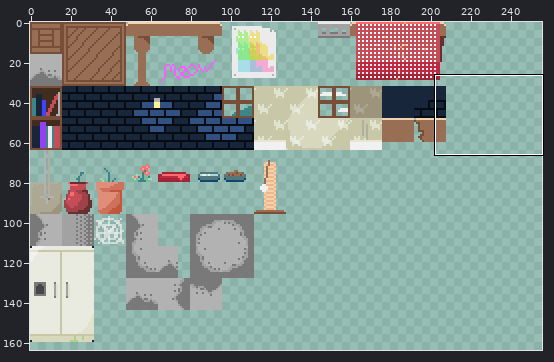
Two versions of one sprite sheet, assets/sprites/tileset.png. Above: a wide view before the commit, with the close-up outlined.
Close-up. Before the edit:
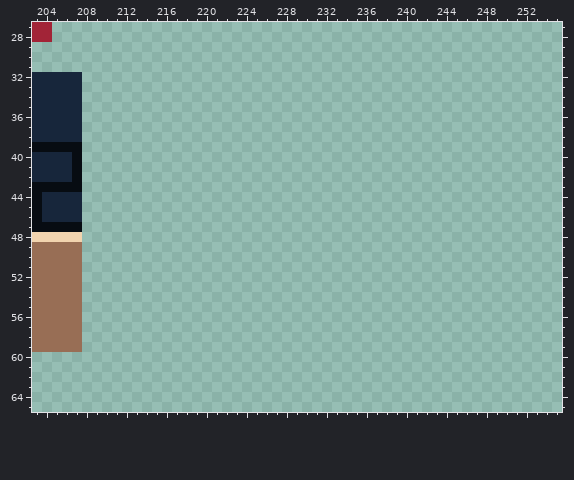
The file is 256x256 pixels. Colours within 5 levels of each other are drawn and written as one. Shown: x 203..255, y 27..65. The wide view leaves out empty margins.
And afterwards:
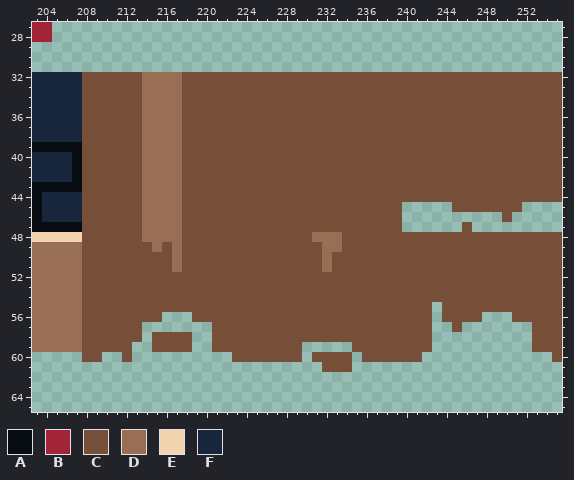
Palette (. is transparent): A #070c12  B #a22437  C #774f38  D #986e55  E #f1d4af  F #17263b
Changes in this commit:
Changed rows in their new state; - is an unchanged pixel.
first column x 208:
32 CCCCCCDDDDCCCCCCCCCCCCCCCCCCCCCCCCCCCCCCCCCCCCCC
33 CCCCCCDDDDCCCCCCCCCCCCCCCCCCCCCCCCCCCCCCCCCCCCCC
34 CCCCCCDDDDCCCCCCCCCCCCCCCCCCCCCCCCCCCCCCCCCCCCCC
35 CCCCCCDDDDCCCCCCCCCCCCCCCCCCCCCCCCCCCCCCCCCCCCCC
36 CCCCCCDDDDCCCCCCCCCCCCCCCCCCCCCCCCCCCCCCCCCCCCCC
37 CCCCCCDDDDCCCCCCCCCCCCCCCCCCCCCCCCCCCCCCCCCCCCCC
38 CCCCCCDDDDCCCCCCCCCCCCCCCCCCCCCCCCCCCCCCCCCCCCCC
39 CCCCCCDDDDCCCCCCCCCCCCCCCCCCCCCCCCCCCCCCCCCCCCCC
40 CCCCCCDDDDCCCCCCCCCCCCCCCCCCCCCCCCCCCCCCCCCCCCCC
41 CCCCCCDDDDCCCCCCCCCCCCCCCCCCCCCCCCCCCCCCCCCCCCCC
42 CCCCCCDDDDCCCCCCCCCCCCCCCCCCCCCCCCCCCCCCCCCCCCCC
43 CCCCCCDDDDCCCCCCCCCCCCCCCCCCCCCCCCCCCCCCCCCCCCCC
44 CCCCCCDDDDCCCCCCCCCCCCCCCCCCCCCCCCCCCCCCCCCCCCCC
45 CCCCCCDDDDCCCCCCCCCCCCCCCCCCCCCC-----CCCCCCC----
46 CCCCCCDDDDCCCCCCCCCCCCCCCCCCCCCC----------C-----
47 CCCCCCDDDDCCCCCCCCCCCCCCCCCCCCCC------C---------
48 CCCCCCDDDDCCCCCCCCCCCCCDDDCCCCCCCCCCCCCCCCCCCCCC
49 CCCCCCCDCDCCCCCCCCCCCCCCDDCCCCCCCCCCCCCCCCCCCCCC
50 CCCCCCCCCDCCCCCCCCCCCCCCDCCCCCCCCCCCCCCCCCCCCCCC
51 CCCCCCCCCDCCCCCCCCCCCCCCDCCCCCCCCCCCCCCCCCCCCCCC
52 CCCCCCCCCCCCCCCCCCCCCCCCCCCCCCCCCCCCCCCCCCCCCCCC
53 CCCCCCCCCCCCCCCCCCCCCCCCCCCCCCCCCCCCCCCCCCCCCCCC
54 CCCCCCCCCCCCCCCCCCCCCCCCCCCCCCCCCCCCCCCCCCCCCCCC
55 CCCCCCCCCCCCCCCCCCCCCCCCCCCCCCCCCCC-CCCCCCCCCCCC
56 CCCCCCCC---CCCCCCCCCCCCCCCCCCCCCCCC-CCCC---CCCCC
57 CCCCCC-------CCCCCCCCCCCCCCCCCCCCCC--C-------CCC
58 CCCCCC-CCCC--CCCCCCCCCCCCCCCCCCCCCC----------CCC
59 CCCCC--CCCC--CCCCCCCCC-----CCCCCCCC----------CCC
60 CC--C----------CCCCCCC-CCCC-CCCCCC-------------C
61 ------------------------CCC---------------------
Where, in picture pixels (left, top, right, bottom), the same in both close-ups:
added: (82, 72, 562, 372)
